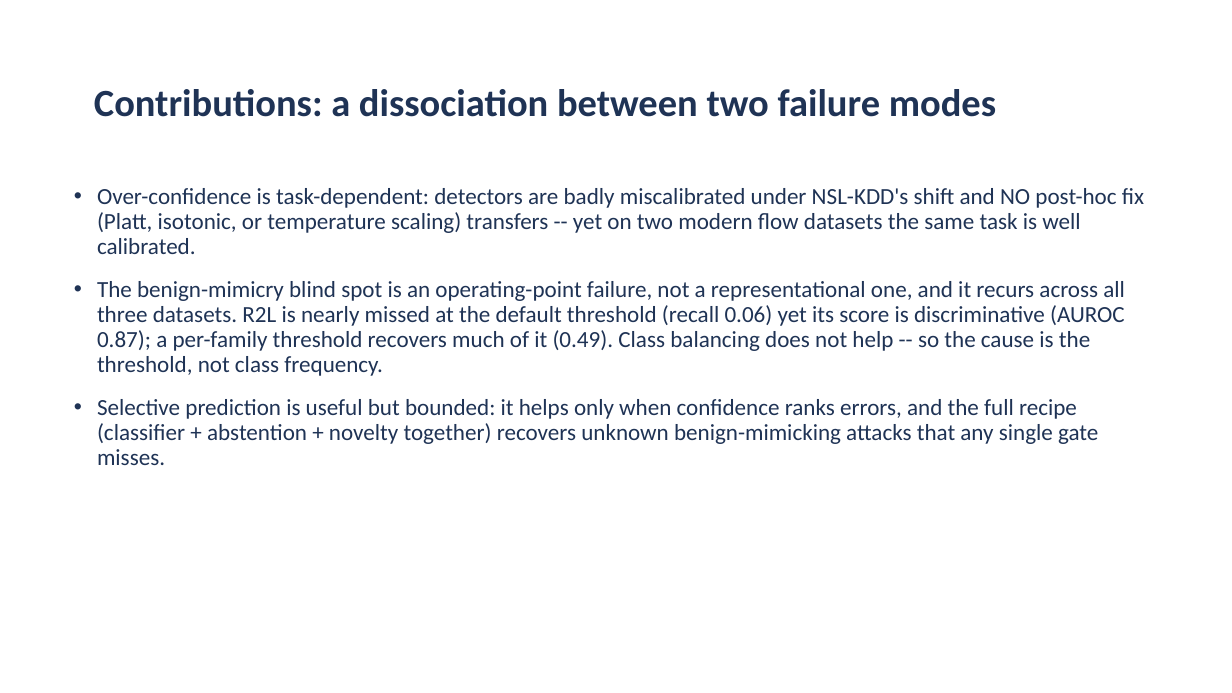
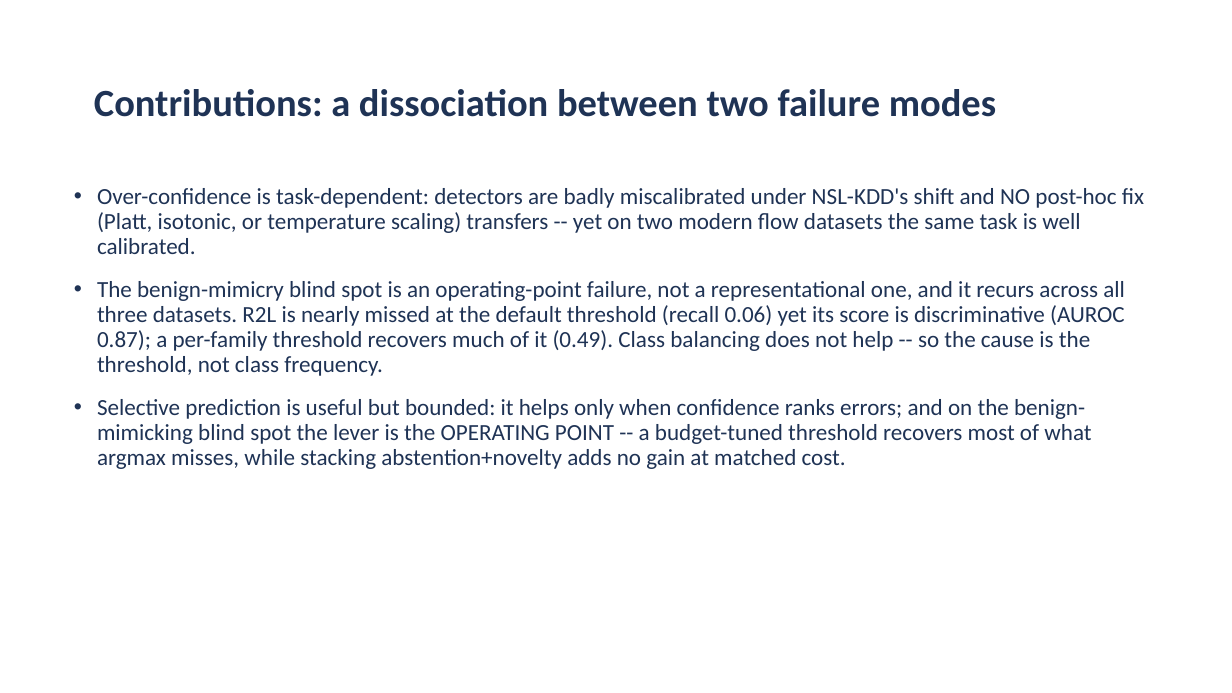
Before and after one commit to aiparallel0/chaoscrypt, a slide deck: slide 3 of papers/paper2-ids-selective/presentation.pptx. Drawn at 1232x693 pixels with LibreOffice and Linux fonts; fonts in the diff are those of the drawing; background and template pictures are left out. Boxes give left, top, right and bottom in pixels: in the first picture for what was removed or moved away, otherwise in the second. Text is boxed around its words. In the diff, an @@ line names an element or a change of style, - is before the commit and + after.

```diff
--- a/papers/paper2-ids-selective/presentation.pptx
+++ b/papers/paper2-ids-selective/presentation.pptx
@@ text at [97, 399, 1091, 469]: text changed @@
-• Selective prediction is useful but bounded: it helps only when confidence ranks errors, and the full recipe (classifier + abstention + novelty together) recovers unknown benign-mimicking attacks that any single gate misses.
+• Selective prediction is useful but bounded: it helps only when confidence ranks errors; and on the benign-mimicking blind spot the lever is the OPERATING POINT -- a budget-tuned threshold recovers most of what argmax misses, while stacking abstention+novelty adds no gain at matched cost.
```
Also in this commit, not shown: 2 other slides changed, 7 other files.
